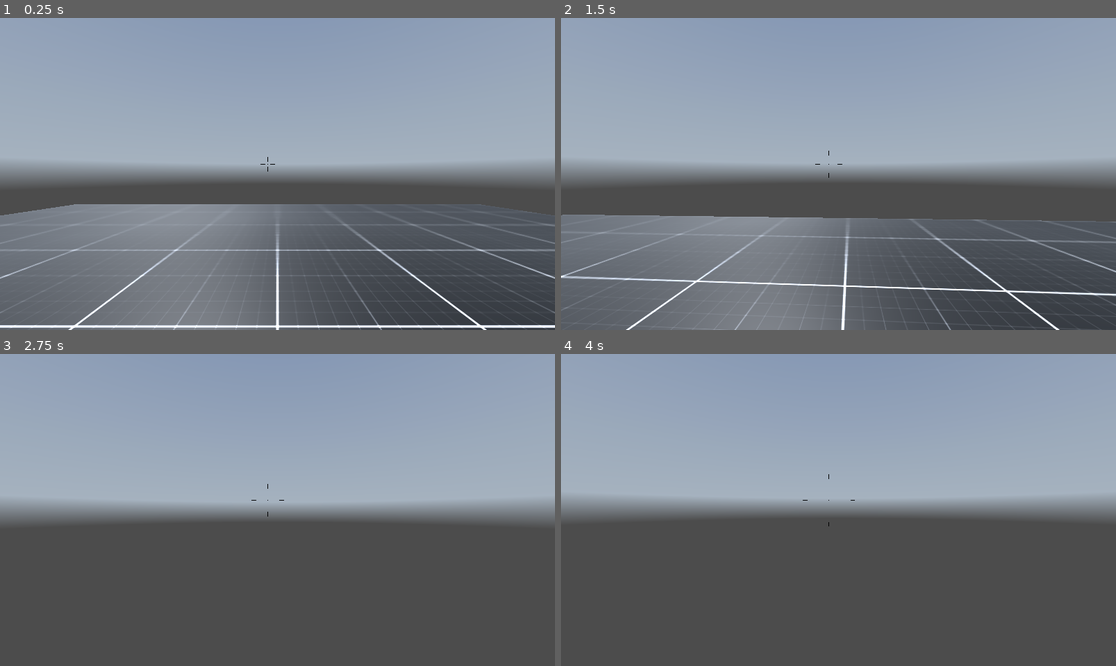
Above: before the commit, frames 1-4 (two rows, left to right).
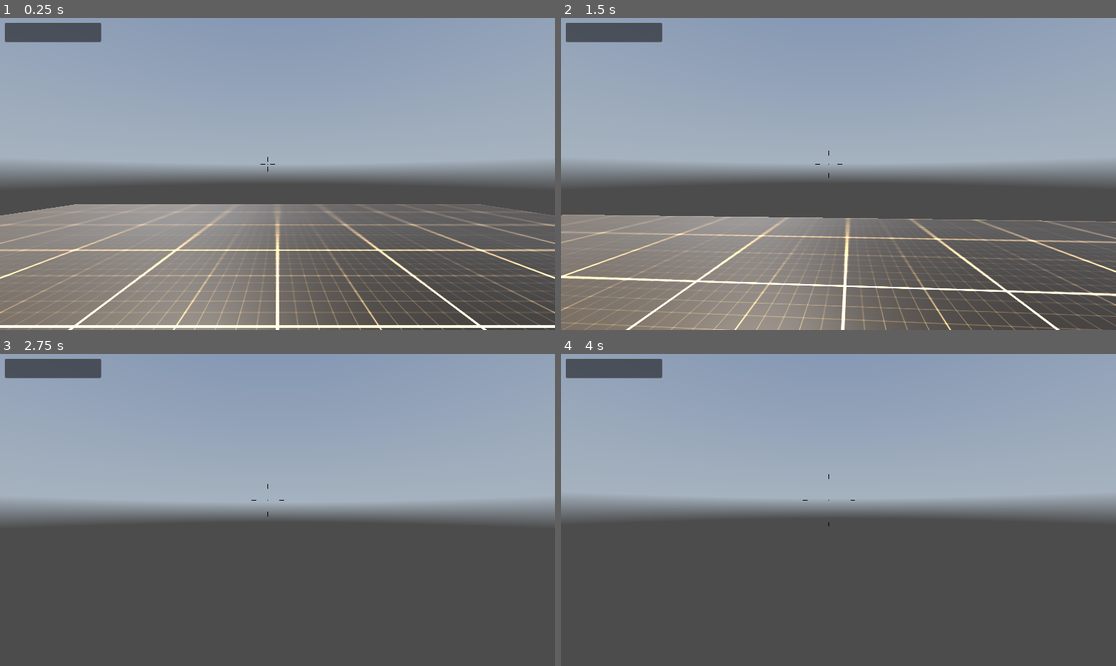
Above: after the commit, the same moments.

Repository: L-ourie/The-Thieves-of-the-Sea
Game: Godot game, scene res://levels/THELEVEL.tscn
The game is run twice, just before and just after one commit, with the same random seed, the same clock (stepped at 60 frames per second) and the same inputs. A sky picture missing from this copy of the repository is replaced by a grey-blue gradient.
Inputs (mouse positions are in pixels of both pictures, inside the frame that each line leads up to):
- Up to frame 1 (0.25 s): no input
- Up to frame 2 (1.5 s): tap Enter at 0.5 s; move the mouse to (866, 174) at 0.52 s; hold Ctrl (crouch) 0.53-1.28 s; hold W (move_forward) from 0.53 s (still down); tap Space (jump) at 0.77 s; move the mouse to (810, 174) at 1.27 s; tap Ctrl (crouch) at 1.35 s
- Up to frame 3 (2.75 s): keep holding W (move_forward); tap Space (jump) at 1.52 s; move the mouse to (288, 503) at 2.02 s; hold Ctrl (crouch) from 2.03 s (still down)
- Up to frame 4 (4 s): keep holding W (move_forward); tap Space (jump) at 2.75, 3.02, 3.77 s; move the mouse to (832, 516) at 2.77 s; release Ctrl (crouch) at 2.78 s; tap Ctrl (crouch) at 2.85 s; tap Enter at 3.5 s; move the mouse to (877, 513) at 3.52 s; hold Ctrl (crouch) from 3.53 s (still down)

The runs differ from the first frame. In frame 1, 17% of the frame differs, in the area x 0-100%, y 1-100%; in frame 2, 17%; in frame 3, 1.1%; in frame 4, 1.1%.

Commit message:
little bit more

Diff:
--- a/controllers/fps_controller.tscn
+++ b/controllers/fps_controller.tscn
@@ -1,8 +1,9 @@
-[gd_scene load_steps=10 format=3 uid="uid://c3ffql15mo0aj"]
+[gd_scene load_steps=11 format=3 uid="uid://c3ffql15mo0aj"]
 
 [ext_resource type="Script" path="res://controllers/scripts/fps_controller.gd" id="1_pgc1p"]
 [ext_resource type="Material" uid="uid://b4gwd5h7ixvct" path="res://materials/player.tres" id="2_gldw4"]
 [ext_resource type="Script" path="res://controllers/Reticle.gd" id="3_hqb2d"]
+[ext_resource type="Theme" uid="uid://cxr12gx3irt75" path="res://themes/debug.tres" id="3_syhae"]
 
 [sub_resource type="CapsuleShape3D" id="CapsuleShape3D_u6tj1"]
 
@@ -141,6 +142,20 @@
 grow_vertical = 2
 mouse_filter = 1
 
+[node name="DebugPanel" type="PanelContainer" parent="UI"]
+custom_minimum_size = Vector2(200, 0)
+offset_left = 10.0
+offset_top = 10.0
+offset_right = 210.0
+offset_bottom = 50.0
+theme = ExtResource("3_syhae")
+
+[node name="MarginContainer" type="MarginContainer" parent="UI/DebugPanel"]
+layout_mode = 2
+
+[node name="VBoxContainer" type="VBoxContainer" parent="UI/DebugPanel/MarginContainer"]
+layout_mode = 2
+
 [node name="Reticle" type="CenterContainer" parent="UI" node_paths=PackedStringArray("RETICLE_LINES", "PLAYER_CONTROLLER")]
 layout_mode = 1
 anchors_preset = 8
--- a/levels/THELEVEL.tscn
+++ b/levels/THELEVEL.tscn
@@ -15,6 +15,14 @@
 
 [node name="WorldEnvironment" parent="." instance=ExtResource("1_ki5ek")]
 
+[node name="DirectionalLight3D2" type="DirectionalLight3D" parent="."]
+transform = Transform3D(0.660278, 0.547435, -0.514147, 0.157458, 0.568476, 0.807491, 0.734329, -0.614125, 0.289154, 478.357, -525.388, 499.397)
+light_color = Color(0.933333, 0.701961, 0.152941, 1)
+light_energy = 5.486
+light_indirect_energy = 0.0
+light_volumetric_fog_energy = 0.0
+sky_mode = 1
+
 [node name="Floor" type="MeshInstance3D" parent="."]
 transform = Transform3D(1, 0, 0, 0, 1, 0, 0, 0, 1, 0, -0.25, 0)
 mesh = SubResource("BoxMesh_gd0ev")
--- /dev/null
+++ b/themes/debug.tres
@@ -0,0 +1,3 @@
+[gd_resource type="Theme" format=3 uid="uid://cxr12gx3irt75"]
+
+[resource]
